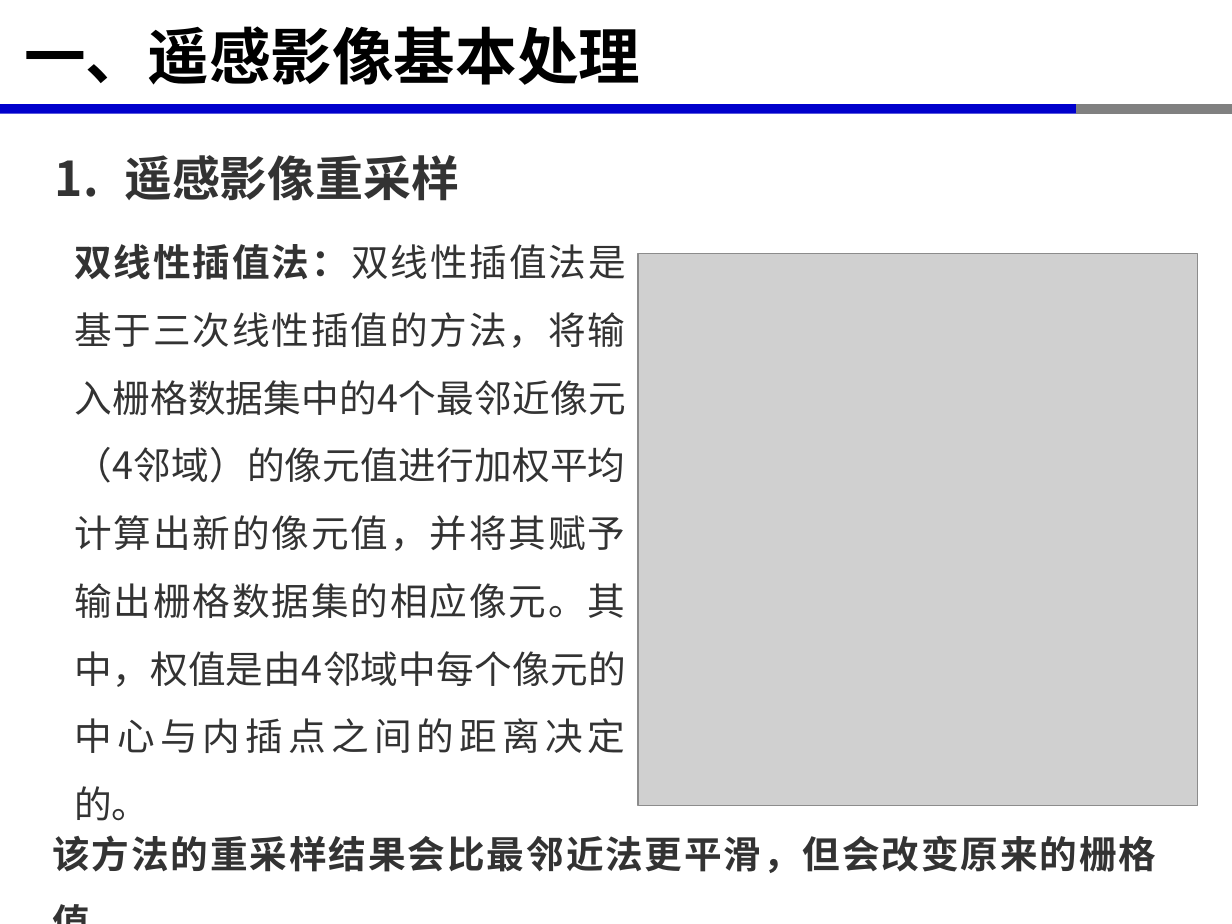
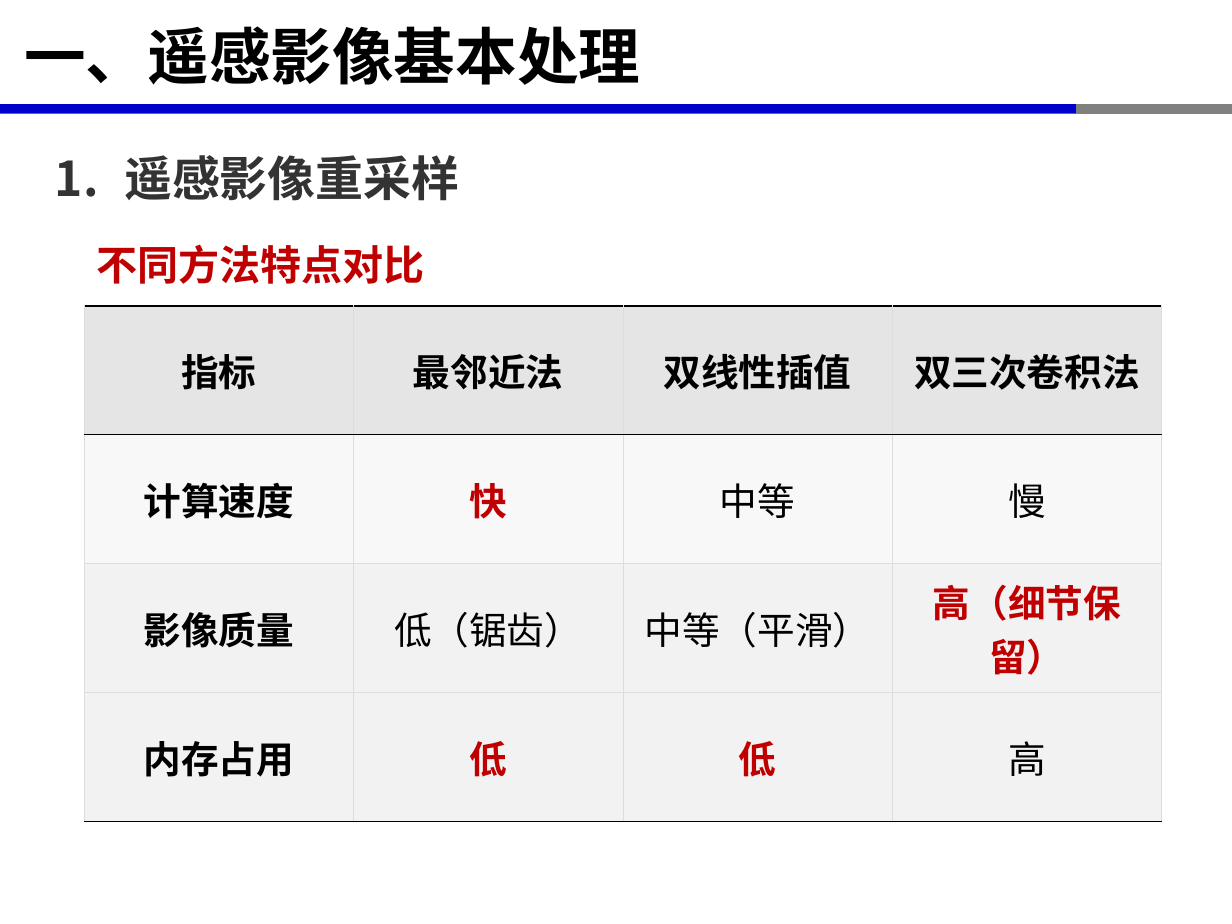
Before and after one commit to xinluo2018/spatial-data-processing, a slide deck: slide 6 of 第6章-栅格数据处理及分析/第2节-栅格数据处理.pptx. Drawn at 1232x924 pixels with LibreOffice and Linux fonts; fonts in the diff are those of the drawing; grey boxes stand for pictures. Boxes give left, top, right and bottom in pixels: in the first picture for what was removed or moved away, otherwise in the second. Text is boxed around its words. In the diff, an @@ line names an element or a change of style, - is before the commit and + after.

```diff
--- a/第6章-栅格数据处理及分析/第2节-栅格数据处理.pptx
+++ b/第6章-栅格数据处理及分析/第2节-栅格数据处理.pptx
@@ text removed at (74, 244, 625, 687) @@
-双线性插值法：双线性插值法是基于三次线性插值的方法，将输入栅格数据集中的4个最邻近像元（4邻域）的像元值进行加权平均计算出新的像元值，并将其赋予输出栅格数据集的相应像元。其中，权值是由4邻域中每个像元的中心与内插点之间的距离决定的。
@@ text added at (96, 244, 425, 284), 24 pt, text #C00000, bold @@
+不同方法特点对比
@@ picture removed at (638, 254, 1198, 806) @@
@@ table added at (84, 306, 1163, 822), 4 rows, 4 columns @@
+指标 | 最邻近法 | 双线性插值 | 双三次卷积法
+计算速度 | 快 | 中等 | 慢
+影像质量 | 低（锯齿） | 中等（平滑） | 高（细节保留）
+内存占用 | 低 | 低 | 高
@@ text removed at (52, 835, 1156, 873) @@
-该方法的重采样结果会比最邻近法更平滑，但会改变原来的栅格值。
```
Also in this commit, not shown: 8 other slides changed, 5 slides added, 7 slides removed, 19 other files.
